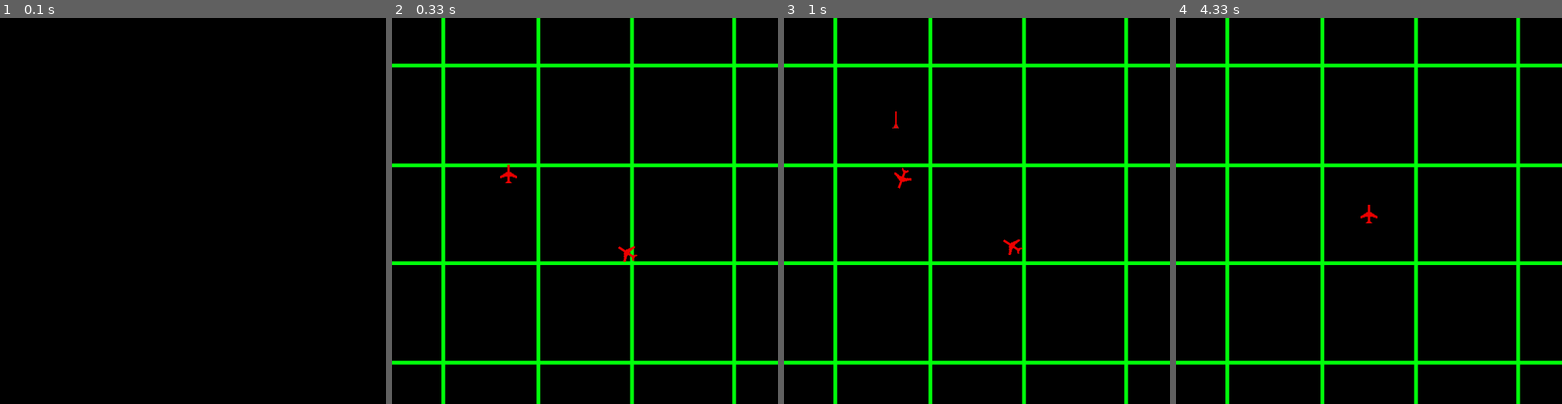
Above: before the commit, frames 1-4 (left to right).
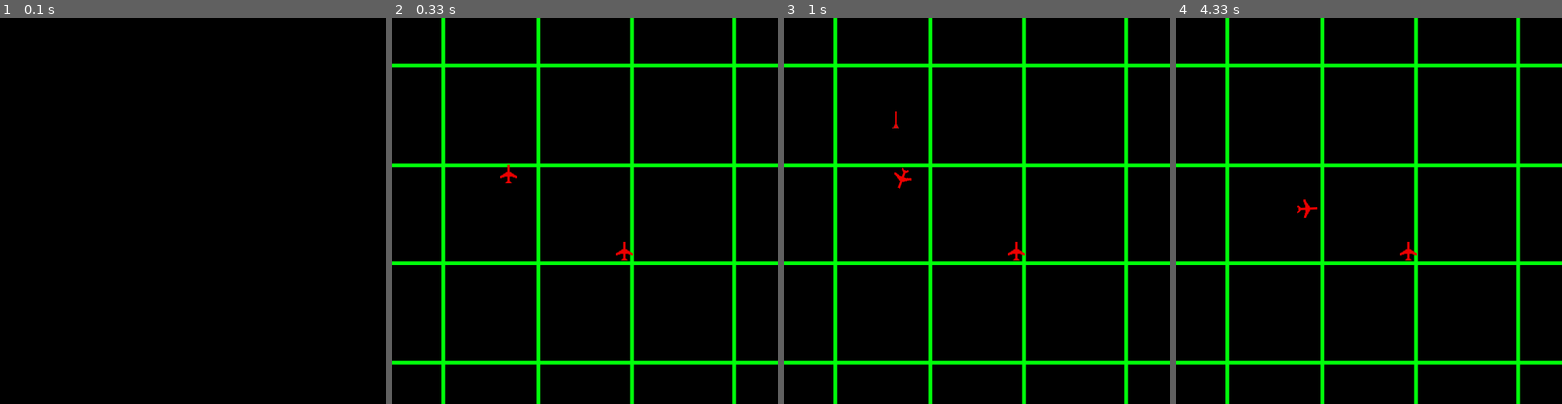
Above: after the commit, the same moments.

Repository: Mi-LeV/AWACS
Game: pygame game, started from main.py
Same seed, same stepped clock (60 frames per second), same inputs: the game is played once before the commit and once after it.
Inputs (mouse positions are in pixels of both pictures, inside the frame that each line leads up to):
- Up to frame 1 (0.1 s): no input
- Up to frame 2 (0.33 s): no input
- Up to frame 3 (1 s): right-click (977, 238) at 0.43 s; click (884, 214) at 0.8 s
- Up to frame 4 (4.33 s): click (1249, 299) at 1.22 s; click (1415, 245) at 1.65 s; move the mouse to (1230, 199) at 1.93 s; click (1230, 199) at 2.1 s; click (1369, 257) at 2.57 s; move the mouse to (1469, 272) at 2.87 s; click (1469, 272) at 3.03 s; click (1469, 176) at 3.5 s; click (1488, 203) at 3.97 s; move the mouse to (1450, 141) at 4.27 s

Frame 1 is identical in both runs. In frame 2, 0.1% of the frame differs, in the area x 58-64%, y 58-64%; in frame 3, 0.1%; in frame 4, 0.3%, in the area x 31-63%, y 47-63%.

Commit message:
Fix du bug de l'esquive IA

Diff:
--- a/classes.py
+++ b/classes.py
@@ -151,7 +151,7 @@
 class IaPlane(Plane):
     def __init__(self,x,y,friend,active):
         super().__init__(x,y)
-        self.MAXSPEED = 1.5
+        self.MAXSPEED = 3
         self.RELOADTIME = 30
         self.MAXMISSILE = 3
         self.agro = None
@@ -172,8 +172,8 @@
 
             objectNear = self.testObjectNear()
             if objectNear:
-                self.xDest = -(objectNear.x-self.x)
-                self.yDest = -(objectNear.y-self.y)
+                self.xDest = self.x-(objectNear.x-self.x)
+                self.yDest = self.y-(objectNear.y-self.y)
             else:
                 if not self.goAgro():#renvoie True si elle va à l'agro
                     self.xDest = self.x #sinon on immobilise
--- a/main.py
+++ b/main.py
@@ -20,7 +20,7 @@
 
 ##debut des evenements
 Player = classes.PlayerPlane(150,200,'blue',True)
-Ennemy = classes.IaPlane(300,300,False,True)
+Ennemy = classes.IaPlane(300,300,True,True)
 
 while affFenetre:
     clock = pygame.time.Clock()
